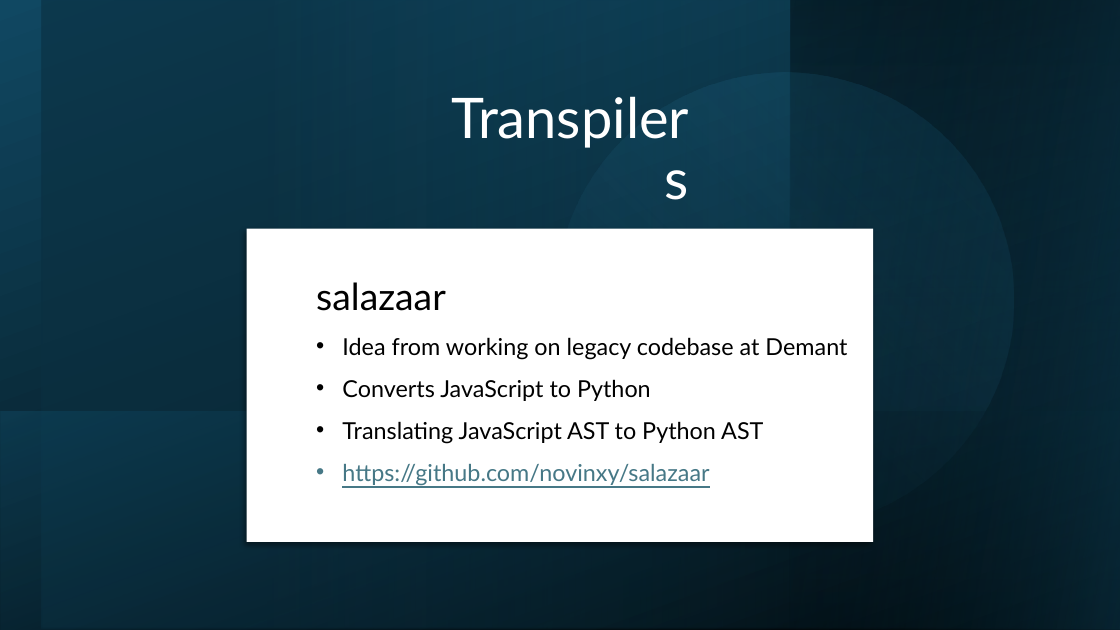
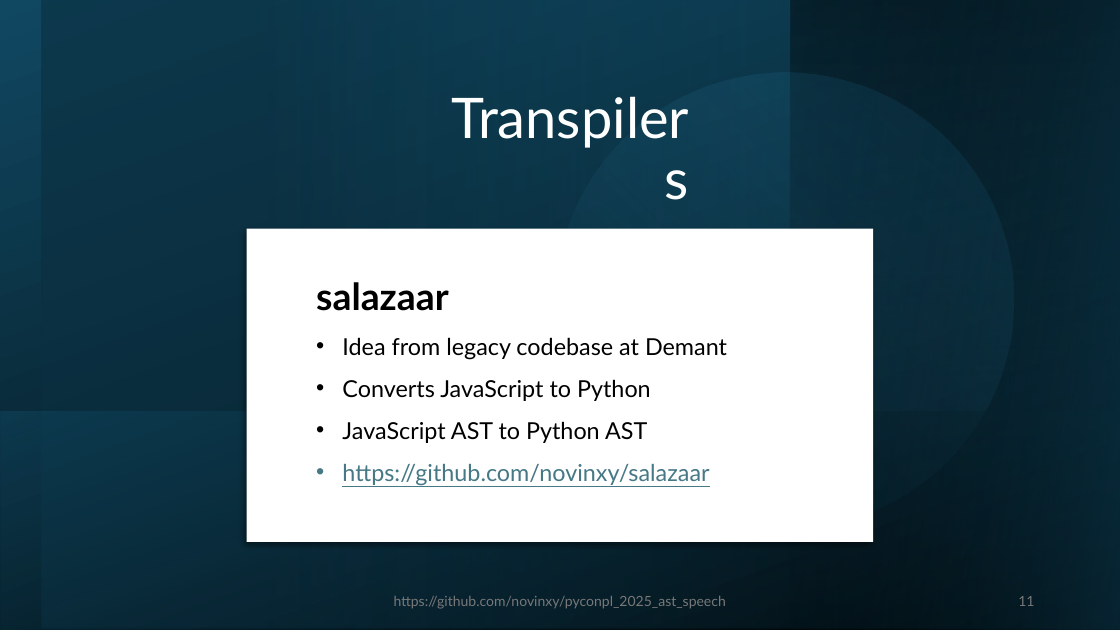
Before and after one commit to novinxy/pyconpl_2025_ast_speech, a slide deck: slide 11 of presentation.pptx. Drawn at 1120x630 pixels with LibreOffice and Linux fonts; fonts in the diff are those of the drawing. Boxes give left, top, right and bottom in pixels: in the first picture for what was removed or moved away, otherwise in the second. Text is boxed around its words. In the diff, an @@ line names an element or a change of style, - is before the commit and + after.

Commit message:
presentation fixes

```diff
--- a/presentation.pptx
+++ b/presentation.pptx
@@ text at (316, 282, 448, 311): bold on in "salazaar" @@
@@ text at (342, 337, 727, 360): text changed @@
-• Idea from working on legacy codebase at Demant
+• Idea from legacy codebase at Demant
@@ text at (342, 421, 647, 443): text changed @@
-• Translating JavaScript AST to Python AST
+• JavaScript AST to Python AST
@@ text added at (394, 596, 726, 609), 12 pt, text #797979 @@
+https://github.com/novinxy/pyconpl_2025_ast_speech
@@ page number added at (1018, 596, 1034, 606), 12 pt, text #797979 @@
+11
```
Also in this commit, not shown: 11 other slides changed.
